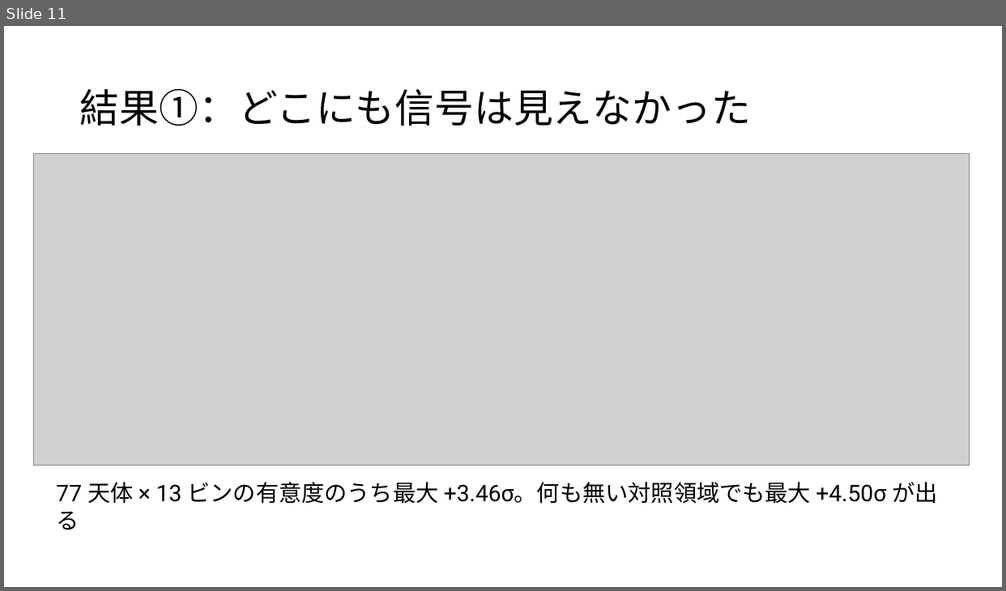
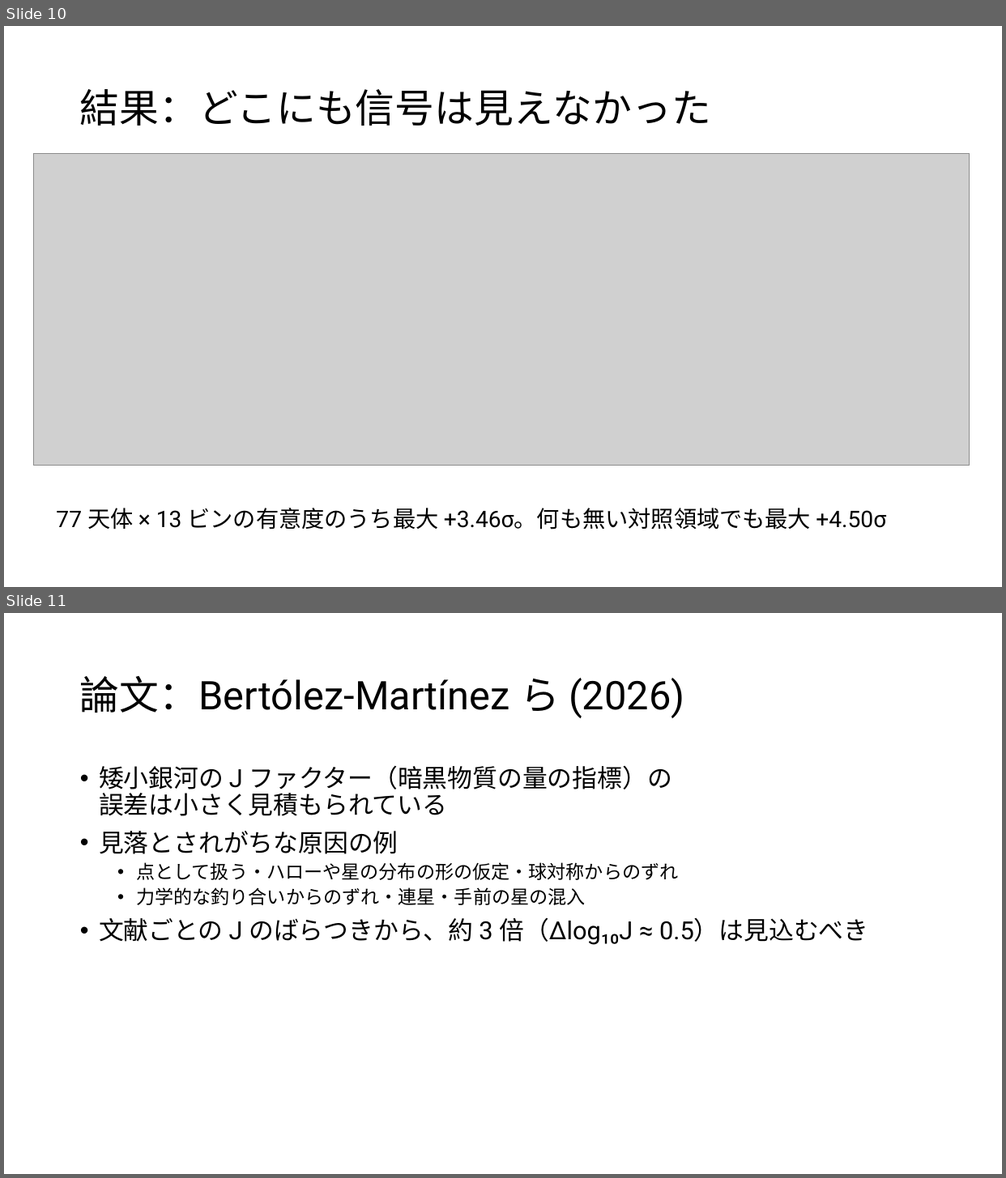
Before and after one commit to Mikann20041029/darkmatter-slides, a slide deck: slides/2026-10-02_研究進捗報告.pptx. Shown one above the other, each under a label of ours: slide 11 before the commit, slides 10 and 11 after it. The pictures are 1006x591 and 1006x1178 pixels, drawn with LibreOffice and Linux fonts; fonts in the diff are those of the drawing; grey boxes stand for pictures. Boxes give left, top, right and bottom in pixels: in the first picture for what was removed or moved away, otherwise in the second. Text is boxed around its words. In the diff, an @@ line names an element or a change of style, - is before the commit and + after.

```diff
--- a/slides/2026-10-02_研究進捗報告.pptx
+++ b/slides/2026-10-02_研究進捗報告.pptx
@@ slide 11 added at [4, 613, 1002, 1174], background #FFFFFF @@
@@ title added at [80, 676, 684, 718], 38 pt, text #000000 @@
+論文：Bertólez-Martínez ら (2026)
@@ text added at [99, 765, 868, 945], 24 pt, text #000000 @@
+• 矮小銀河の J ファクター（暗黒物質の量の指標）の
+  誤差は小さく見積もられている
+• 見落とされがちな原因の例
+  • 点として扱う・ハローや星の分布の形の仮定・球対称からのずれ
+  • 力学的な釣り合いからのずれ・連星・手前の星の混入
+• 文献ごとの J のばらつきから、約 3 倍（Δlog₁₀J ≈ 0.5）は見込むべき
@@ what was slide 11 is now slide 10 @@
@@ slide 10 changed as well @@
@@ title at [80, 89, 711, 126]: text changed @@
-結果①：どこにも信号は見えなかった
+結果：どこにも信号は見えなかった
@@ text at [56, 508, 886, 530]: text changed @@
-77 天体 × 13 ビンの有意度のうち最大 +3.46σ。何も無い対照領域でも最大 +4.50σ が出る
+77 天体 × 13 ビンの有意度のうち最大 +3.46σ。何も無い対照領域でも最大 +4.50σ
```
Also in this commit, not shown: 10 other slides changed, 4 other slides added, 2 slides removed, 6 other files.
